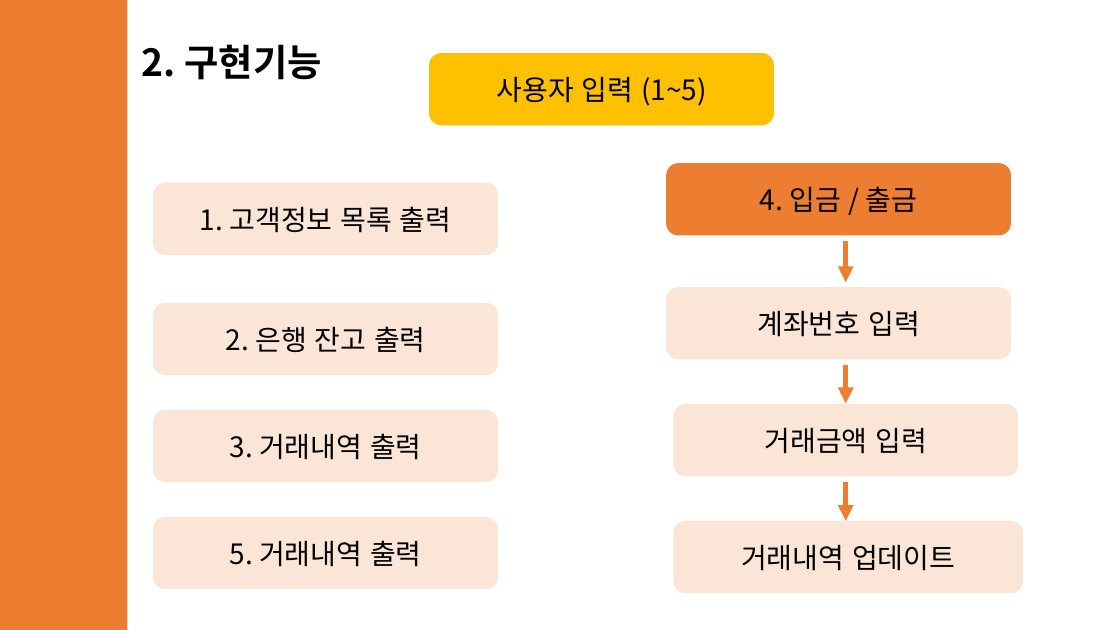
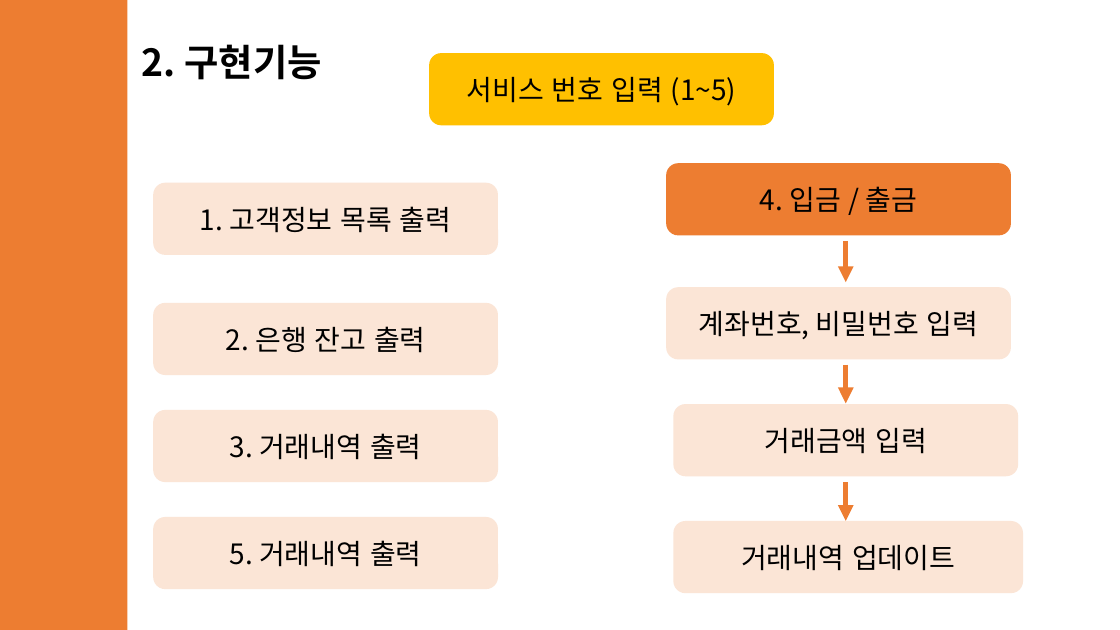
Before and after one commit to hajinstudying/BankSystem, a slide deck: slide 4 of src/com/javalab/5조 뱅크 시스템.pptx. Drawn at 1120x630 pixels with LibreOffice and Linux fonts; fonts in the diff are those of the drawing. Boxes give left, top, right and bottom in pixels: in the first picture for what was removed or moved away, otherwise in the second. Text is boxed around its words. In the diff, an @@ line names an element or a change of style, - is before the commit and + after.

Commit message:
0425-5 비밀번호 검증과정 추가

```diff
--- a/src/com/javalab/5조 뱅크 시스템.pptx
+++ b/src/com/javalab/5조 뱅크 시스템.pptx
@@ text in rounded rectangle at <box>467,76,737,106</box>: text changed @@
-사용자 입력 (1~5)
+서비스 번호 입력 (1~5)
@@ text in rounded rectangle at <box>699,310,979,339</box>: text changed @@
-계좌번호 입력
+계좌번호, 비밀번호 입력
```
Also in this commit, not shown: 1 other slide changed, 1 other file.
